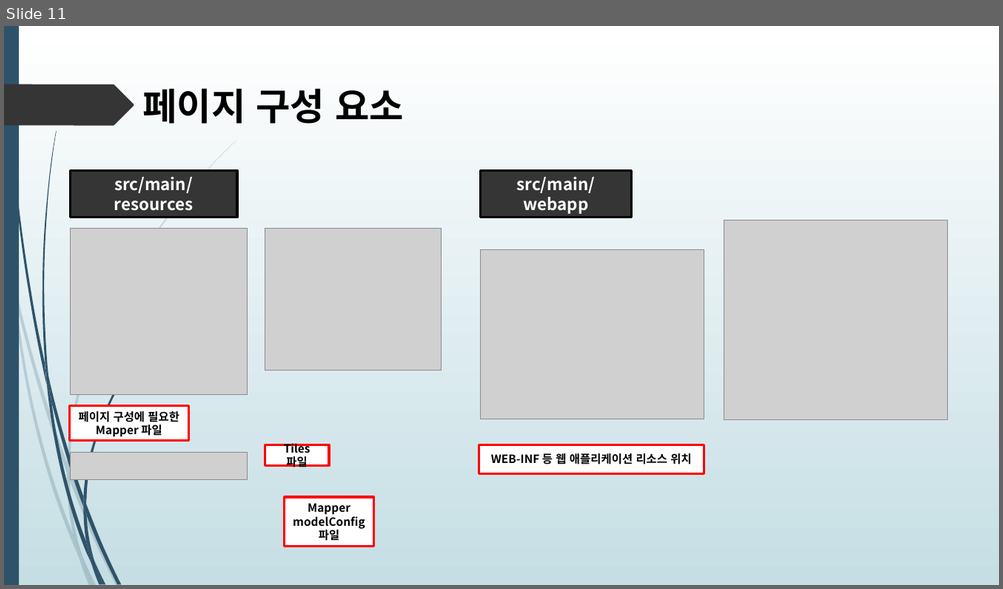
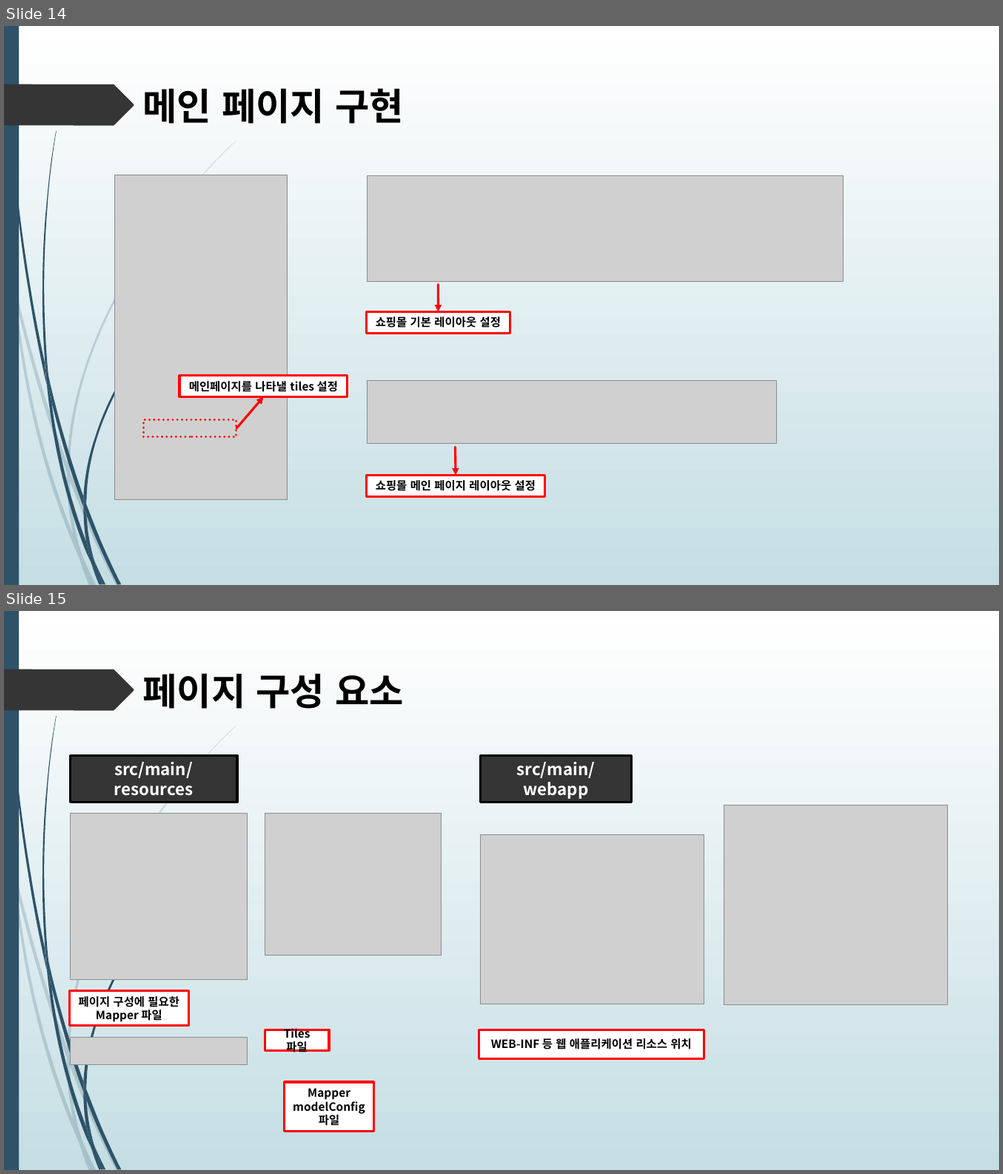
Before and after one commit to himediaai/DongOuk, a slide deck: 쇼핑몰.pptx. Shown one above the other, each under a label of ours: slide 11 before the commit, slides 14 and 15 after it. The pictures are 1003x589 and 1003x1174 pixels, drawn with LibreOffice and Linux fonts; fonts in the diff are those of the drawing; grey boxes stand for pictures. Boxes give left, top, right and bottom in pixels: in the first picture for what was removed or moved away, otherwise in the second. Text is boxed around its words. In the diff, an @@ line names an element or a change of style, - is before the commit and + after.

```diff
--- a/쇼핑몰.pptx
+++ b/쇼핑몰.pptx
@@ slide 14 added at [4,26,999,585], background gradient #FFFFFF to #C5DEE5; not listed: 24 template elements that a slide beside it also shows @@
@@ text added at [142,88,404,124], 36 pt, text #000000, bold @@
+메인 페이지 구현
@@ picture added at [114,175,287,500] @@
@@ picture added at [367,176,843,282] @@
@@ arrow added from (438, 285) to (438, 312), #FF0000 2.25 pt @@
@@ rectangle added at [366,312,510,333], fill #FFFFFF, outline #FF0000 2.25 pt, 11 pt, text #000000, bold @@
+쇼핑몰 기본 레이아웃 설정
@@ rectangle added at [179,376,347,397], fill #FFFFFF, outline #FF0000 2.25 pt, 11 pt, text #000000, bold @@
+메인페이지를 나타낼 tiles 설정
@@ arrow added from (236, 429) to (264, 397), #FF0000 2.25 pt @@
@@ picture added at [367,381,777,444] @@
@@ rectangle added at [144,420,237,437], outline #FF0000 2.25 pt dashed @@
@@ arrow added from (455, 448) to (455, 476), #FF0000 2.25 pt @@
@@ rectangle added at [366,476,545,497], fill #FFFFFF, outline #FF0000 2.25 pt, 11 pt, text #000000, bold @@
+쇼핑몰 메인 페이지 레이아웃 설정
@@ what was slide 11 is now slide 15 @@
```
Also in this commit, not shown: 3 slides changed, 4 other slides added, 1 slide removed.
